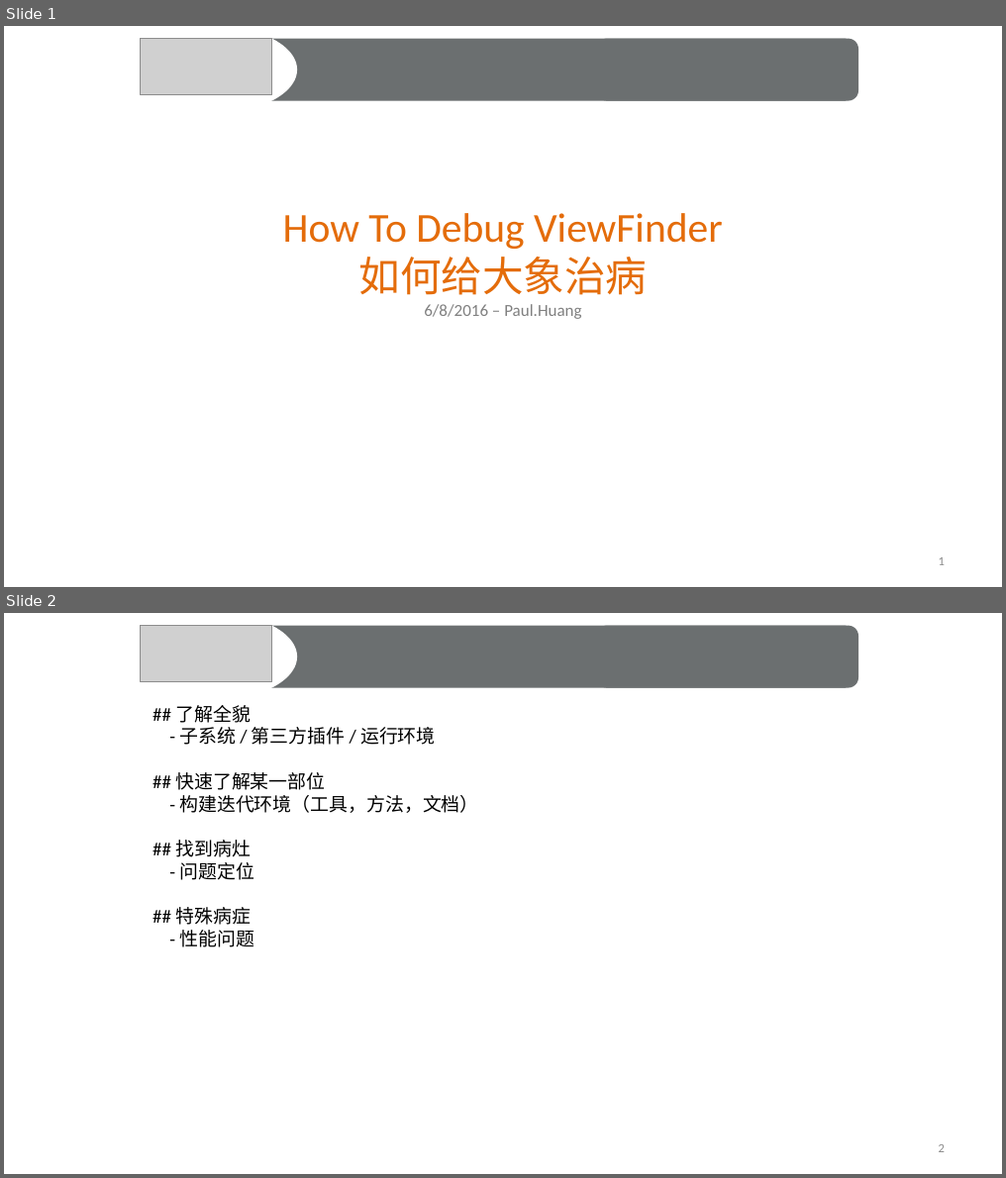
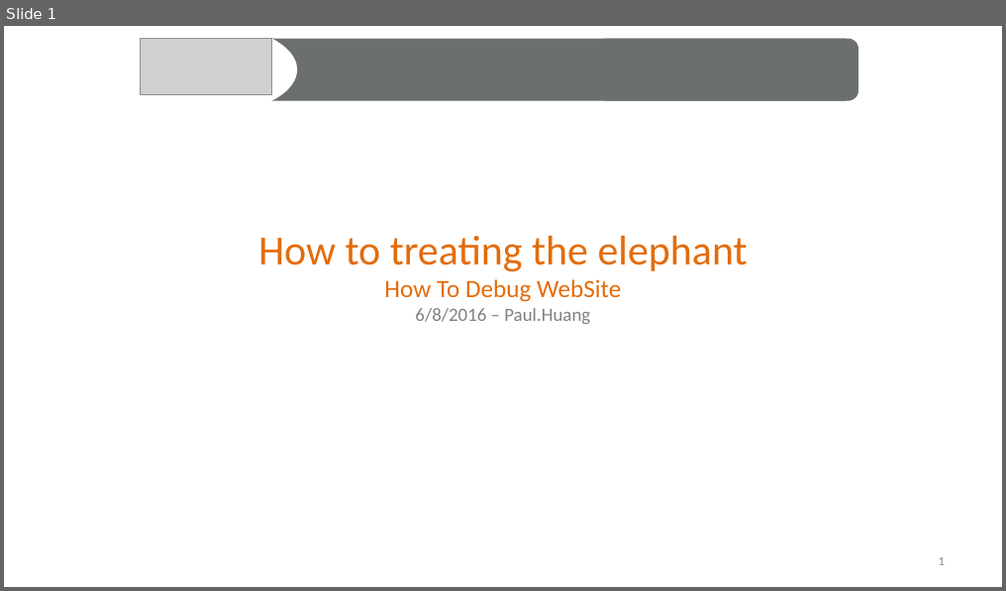
Before and after one commit to rainbow494/blog.zuoshachi.com, a slide deck: examples/how-to-debug-website/how-to-debug-viewfinder.pptx. Shown one above the other, each under a label of ours: slides 1 and 2 before the commit, slide 1 after it. The pictures are 1006x1178 and 1006x591 pixels, drawn with LibreOffice and Linux fonts; fonts in the diff are those of the drawing; grey boxes stand for pictures. Boxes give left, top, right and bottom in pixels: in the first picture for what was removed or moved away, otherwise in the second. Text is boxed around its words. In the diff, an @@ line names an element or a change of style, - is before the commit and + after.

```diff
--- a/examples/how-to-debug-website/how-to-debug-viewfinder.pptx
+++ b/examples/how-to-debug-website/how-to-debug-viewfinder.pptx
@@ slide 2 removed at [4,613,1002,1174], background #FFFFFF @@
@@ ellipse removed at [129,613,297,700] @@
@@ picture removed at [141,626,272,682] @@
@@ rectangle removed at [197,626,846,688] @@
@@ rounded rectangle removed at [597,626,859,688] @@
@@ text removed at [175,705,478,948] @@
-## 了解全貌
-- 子系统 / 第三方插件 / 运行环境
-## 快速了解某一部位
-- 构建迭代环境（工具，方法，文档）
-## 找到病灶
-- 问题定位
-## 特殊病症
-- 性能问题
@@ page number removed at [939,1145,944,1153] @@
-2
@@ slide 1 changed as well @@
@@ title at [258,236,747,324]: text changed; size 39.6 to 40 pt @@
-How To Debug ViewFinder
-如何给大象治病
-6/8/2016 – Paul.Huang
+How to treating the elephant
+How To Debug WebSite
+6/8/2016 – Paul.Huang
```
Also in this commit, not shown: 2 other slides changed, 17 slides added, 7 other slides removed, 1 other file.
